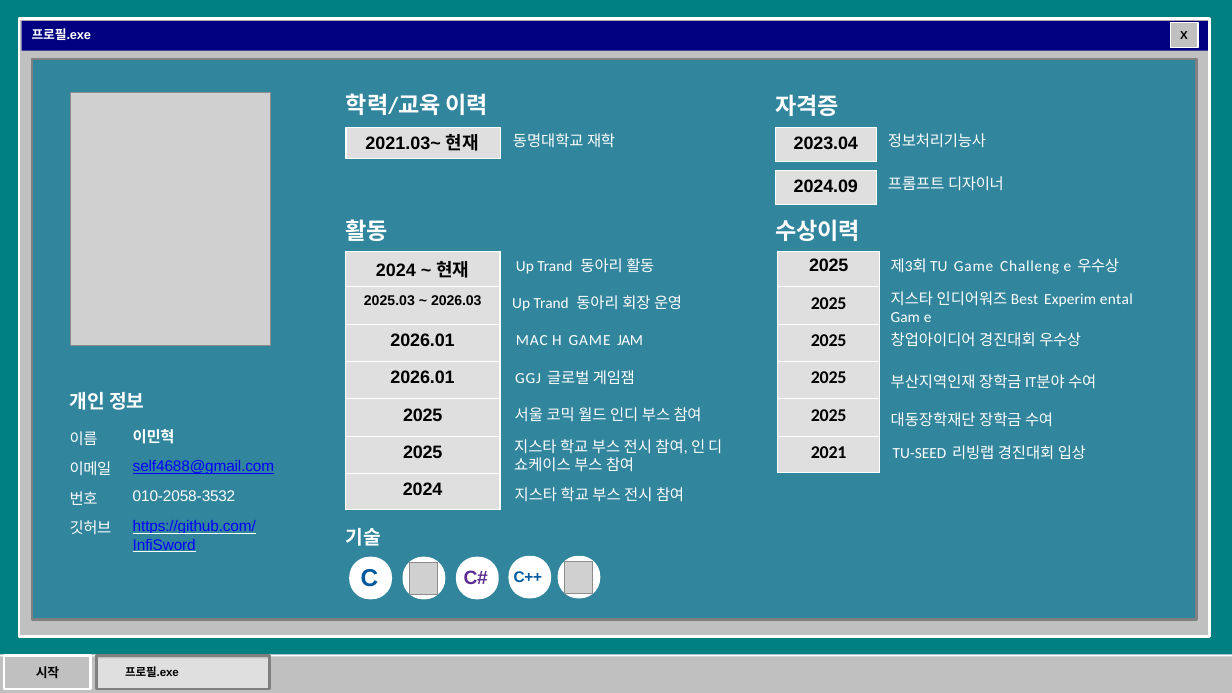
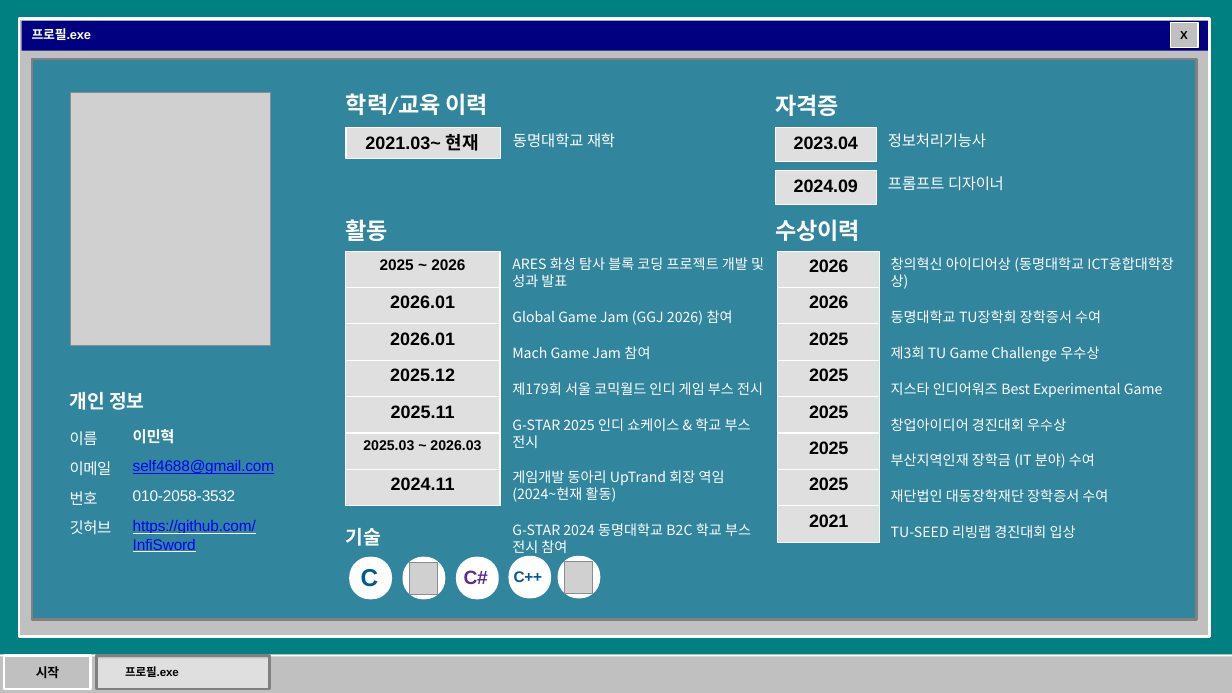
Before and after one commit to InfiSword/InfiSword.github.io, a slide deck: slide 2 of assets/Portfoilo/리얼 포폴 수정 (1).pptx. Drawn at 1232x693 pixels with LibreOffice and Linux fonts; fonts in the diff are those of the drawing; grey boxes stand for pictures; background and template pictures are left out. Boxes give left, top, right and bottom in pixels: in the first picture for what was removed or moved away, otherwise in the second. Text is boxed around its words. In the diff, an @@ line names an element or a change of style, - is before the commit and + after.

```diff
--- a/assets/Portfoilo/리얼 포폴 수정 (1).pptx
+++ b/assets/Portfoilo/리얼 포폴 수정 (1).pptx
@@ table at [346, 251, 501, 506] @@
-row 1: 2024 ~ 현재
-row 2: 2025.03 ~ 2026.03
+row 1: 2025 ~ 2026
-row 5: 2025
-row 6: 2025
-row 7: 2024
+row 4: 2025.12
+row 5: 2025.11
+row 6: 2025.03 ~ 2026.03
+row 7: 2024.11
@@ letter spacing -0.1 to 0 pt in "2026.01" @@
@@ table at [778, 251, 880, 543] @@
+row 1: 2026
+row 2: 2026
@@ text at [891, 257, 1163, 397]: text changed; size 12 to 11 pt; font Calibri to Noto Sans CJK KR @@
-제3회 TU Game Challeng e 우수상
-지스타 인디어워즈 Best Experim ental Gam e
+창의혁신 아이디어상 (동명대학교 ICT융합대학장상)
+동명대학교 TU장학회 장학증서 수여
+제3회 TU Game Challenge 우수상
+지스타 인디어워즈 Best Experimental Game
@@ text at [512, 346, 763, 553]: text changed; size 12 to 11 pt; font Calibri to Noto Sans CJK KR @@
-Up Trand 동아리 활동
-Up Trand 동아리 회장 운영
+ARES 화성 탐사 블록 코딩 프로젝트 개발 및 성과 발표
+Global Game Jam (GGJ 2026) 참여
+Mach Game Jam 참여
+제179회 서울 코믹월드 인디 게임 부스 전시
+G-STAR 2025 인디 쇼케이스 & 학교 부스 전시
+게임개발 동아리 UpTrand 회장 역임 (2024~현재 활동)
+G-STAR 2024 동명대학교 B2C 학교 부스 전시 참여
@@ text removed at [516, 335, 643, 345] @@
-MAC H GAME JAM
@@ text removed at [514, 370, 722, 502] @@
-GGJ 글로벌 게임잼
-서울 코믹 월드 인디 부스 참여
-지스타 학교 부스 전시 참여, 인 디 쇼케이스 부스 참여
-지스타 학교 부스 전시 참여
@@ text at [891, 418, 1076, 538]: size 12 to 11 pt in "창업아이디어 경진대회 우수상", "TU-SEED 리빙랩 경진대회 입상"; letter spacing -0.2 to 0 pt in "우수상", "입상"; font Calibri to Noto Sans CJK KR in "TU-SEED"; letter spacing -0.1 to 0 pt in "리빙랩"; more space between paragraphs; indent changed @@
@@ text at [891, 453, 1108, 502]: text changed; size 12 to 11 pt @@
-부산지역인재 장학금 IT분야 수여 대동장학재단 장학금 수여
+부산지역인재 장학금 (IT 분야) 수여
+재단법인 대동장학재단 장학증서 수여
```
Also in this commit, not shown: 1 other slide changed.
